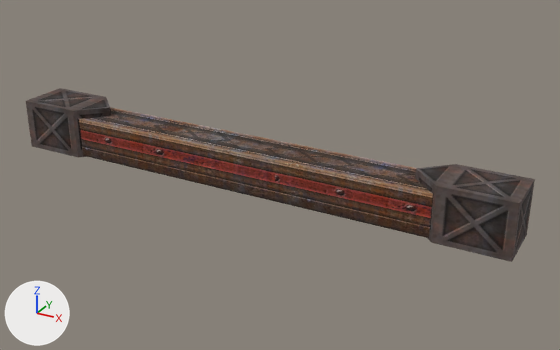
The glTF model Project/area/stage/3 evil foundry/data/environment/object/model/platform/Stopper.gltf as it was, and as the next commit left it.
Camera for both pictures: a camera (50 mm lens) standing at (3.44, -5.65, 2.75) and looking at (0.28, 0.09, -0.12). The lights are fixed; the arrows at lower left show +X, +Y and +Z.

The older version as bpy lines, for what is in view:
```python
ob_stoppermesh = bpy.data.objects.new('StopperMesh', me_stoppermesh)
ob_stoppermesh.location = (0.0, 0.0, 0.0)
```
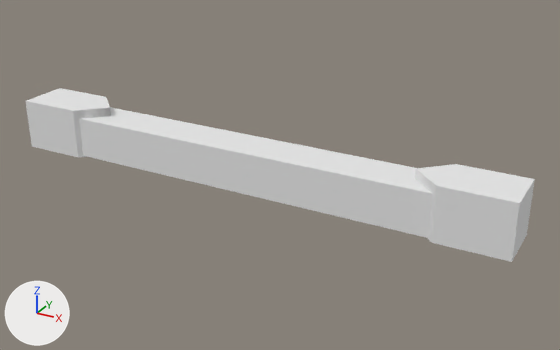
Pixel boxes (x1, y1, x2, y2) of what changed, in the pictures (560 x 350 px):
'StopperMesh', surface changed: (26, 88, 535, 262) in both

What changed in the scene script:
```text
Change mat_atlas_square_cross:
    where n2 = _N.new('ShaderNodeMix'); n2.name = 'Mix'
    add n2.inputs[7].default_value = (0.8, 0.8, 0.8, 1.0)  # 'B', white #e7e7e7
    remove n4 = _N.new('ShaderNodeTexImage'); n4.name = 'Image Texture'
    remove n4.image = img_atlas_square_cross
    where n3 = _N.new('ShaderNodeVertexColor'); n3.name = 'Color Attribute'
    remove _L.new(n3.outputs[0], n2.inputs[7])  # 'Color' to 'B'
    remove _L.new(n4.outputs[0], n2.inputs[6])  # 'Color' to 'A'
    add _L.new(n3.outputs[0], n2.inputs[6])  # 'Color' to 'A'
Change mat_pipe_trim:
    where n2 = _N.new('ShaderNodeMix'); n2.name = 'Mix'
    add n2.inputs[7].default_value = (0.8, 0.8, 0.8, 1.0)  # 'B', white #e7e7e7
    remove n4 = _N.new('ShaderNodeTexImage'); n4.name = 'Image Texture'
    remove n4.image = img_pipe_trim
    where n3 = _N.new('ShaderNodeVertexColor'); n3.name = 'Color Attribute'
    remove _L.new(n3.outputs[0], n2.inputs[7])  # 'Color' to 'B'
    remove _L.new(n4.outputs[0], n2.inputs[6])  # 'Color' to 'A'
    add _L.new(n3.outputs[0], n2.inputs[6])  # 'Color' to 'A'
```
